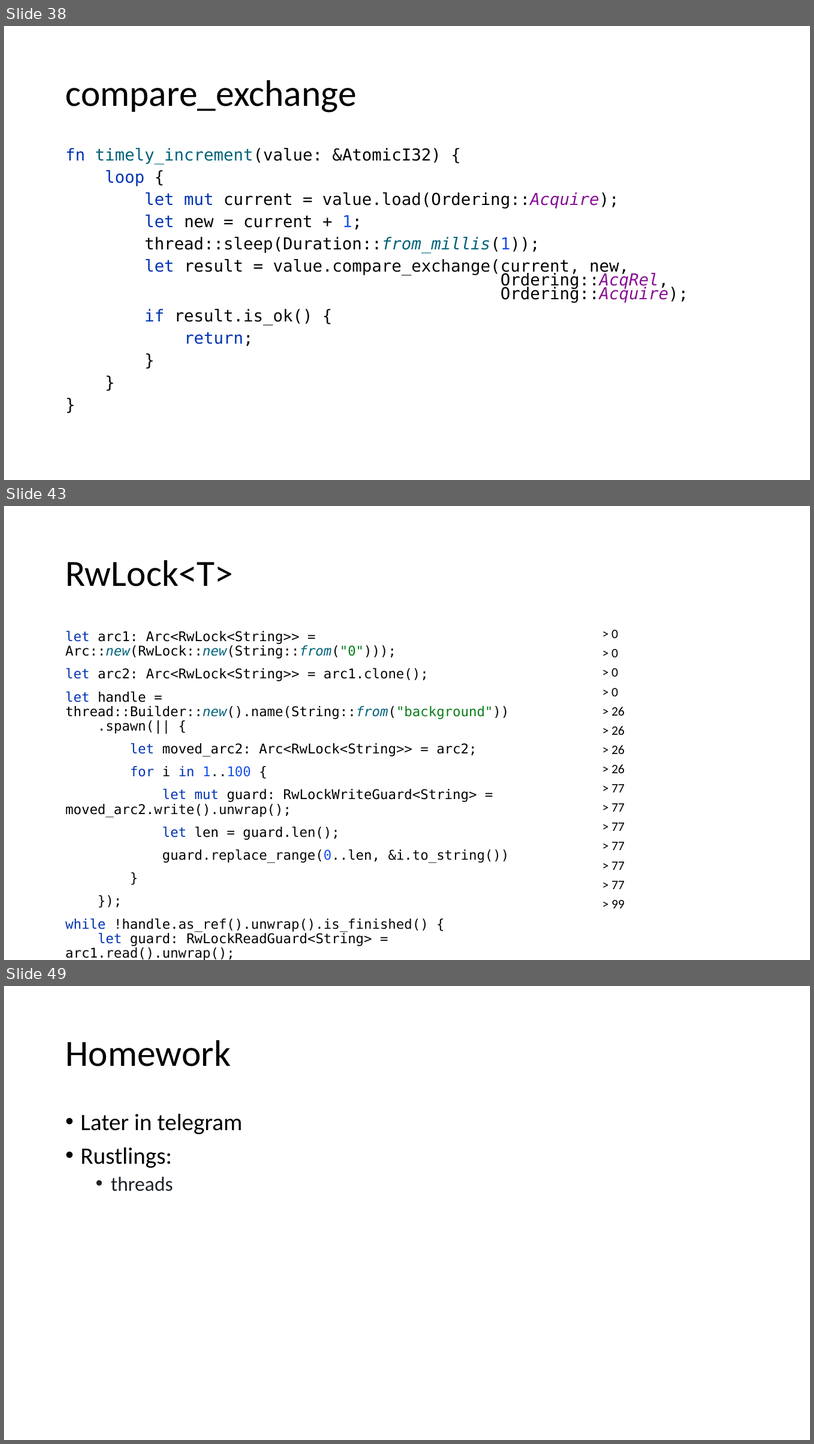
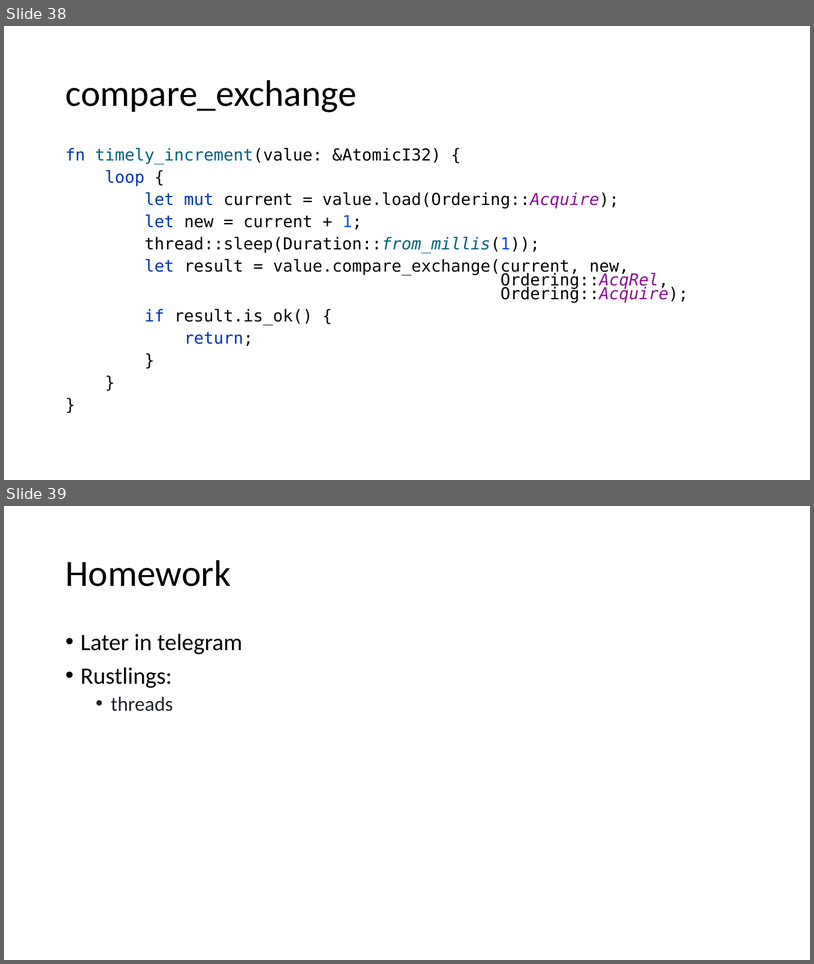
Before and after one commit to kugushev/course-rust-basics, a slide deck: src/11-Multithreading/11-Multithreading.pptx. Shown one above the other, each under a label of ours: slides 38, 43 and 49 before the commit, slides 38 and 39 after it; the slides between them are not shown. The pictures are 814x1444 and 814x964 pixels, drawn with LibreOffice and Linux fonts; fonts in the diff are those of the drawing. Boxes give left, top, right and bottom in pixels: in the first picture for what was removed or moved away, otherwise in the second. Text is boxed around its words. In the diff, an @@ line names an element or a change of style, - is before the commit and + after.

```diff
--- a/src/11-Multithreading/11-Multithreading.pptx
+++ b/src/11-Multithreading/11-Multithreading.pptx
@@ slide 43 removed at (x1=4, y1=506, x2=810, y2=960), background #FFFFFF @@
@@ title removed at (x1=65, y1=560, x2=233, y2=586) @@
-RwLock<T>
@@ text removed at (x1=65, y1=631, x2=510, y2=960) @@
-let arc1: Arc<RwLock<String>> = Arc::new(RwLock::new(String::from("0")));
-let arc2: Arc<RwLock<String>> = arc1.clone();
-let handle = thread::Builder::new().name(String::from("background"))
-.spawn(|| {
-let moved_arc2: Arc<RwLock<String>> = arc2;
-for i in 1..100 {
-let mut guard: RwLockWriteGuard<String> = moved_arc2.write().unwrap();
-let len = guard.len();
-guard.replace_range(0..len, &i.to_string())
-}
-});
-while !handle.as_ref().unwrap().is_finished() {
-let guard: RwLockReadGuard<String> = arc1.read().unwrap();
-println!("{guard}");
-}
@@ text removed at (x1=612, y1=630, x2=625, y2=908) @@
-> 0
-> 0
-> 0
-> 0
-> 26
-> 26
-> 26
-> 26
-> 77
-> 77
-> 77
-> 77
-> 77
-> 77
-> 99
@@ what was slide 49 is now slide 39 @@
```
Also in this commit, not shown: 9 other slides removed, 1 other file.
